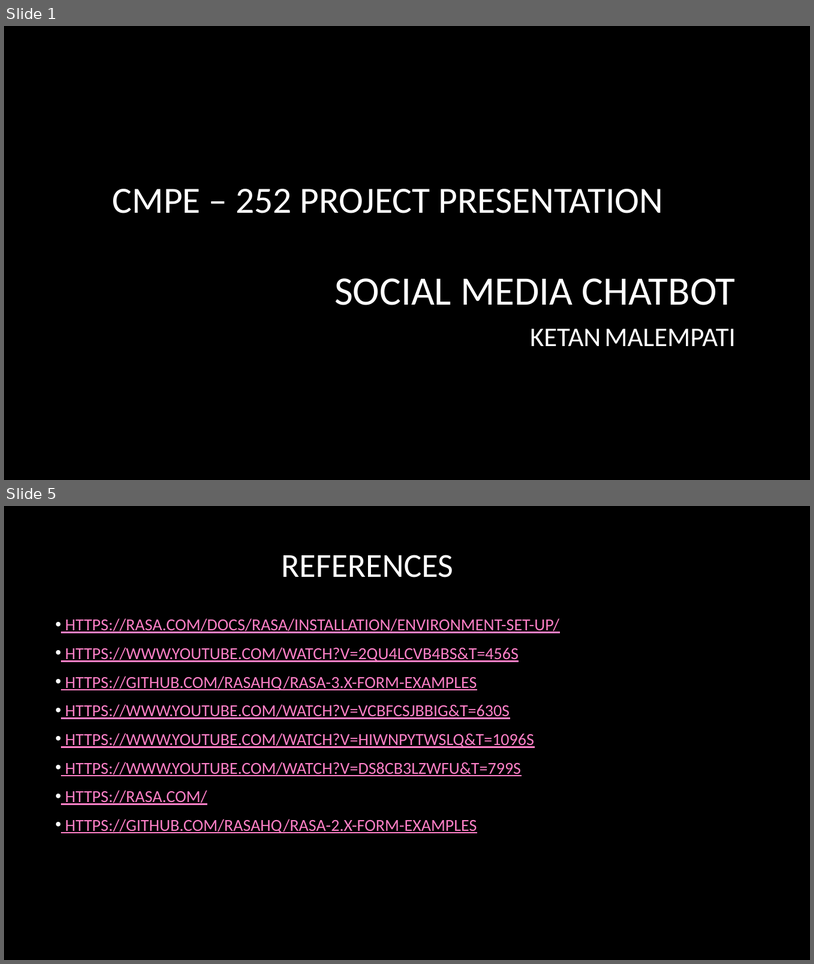
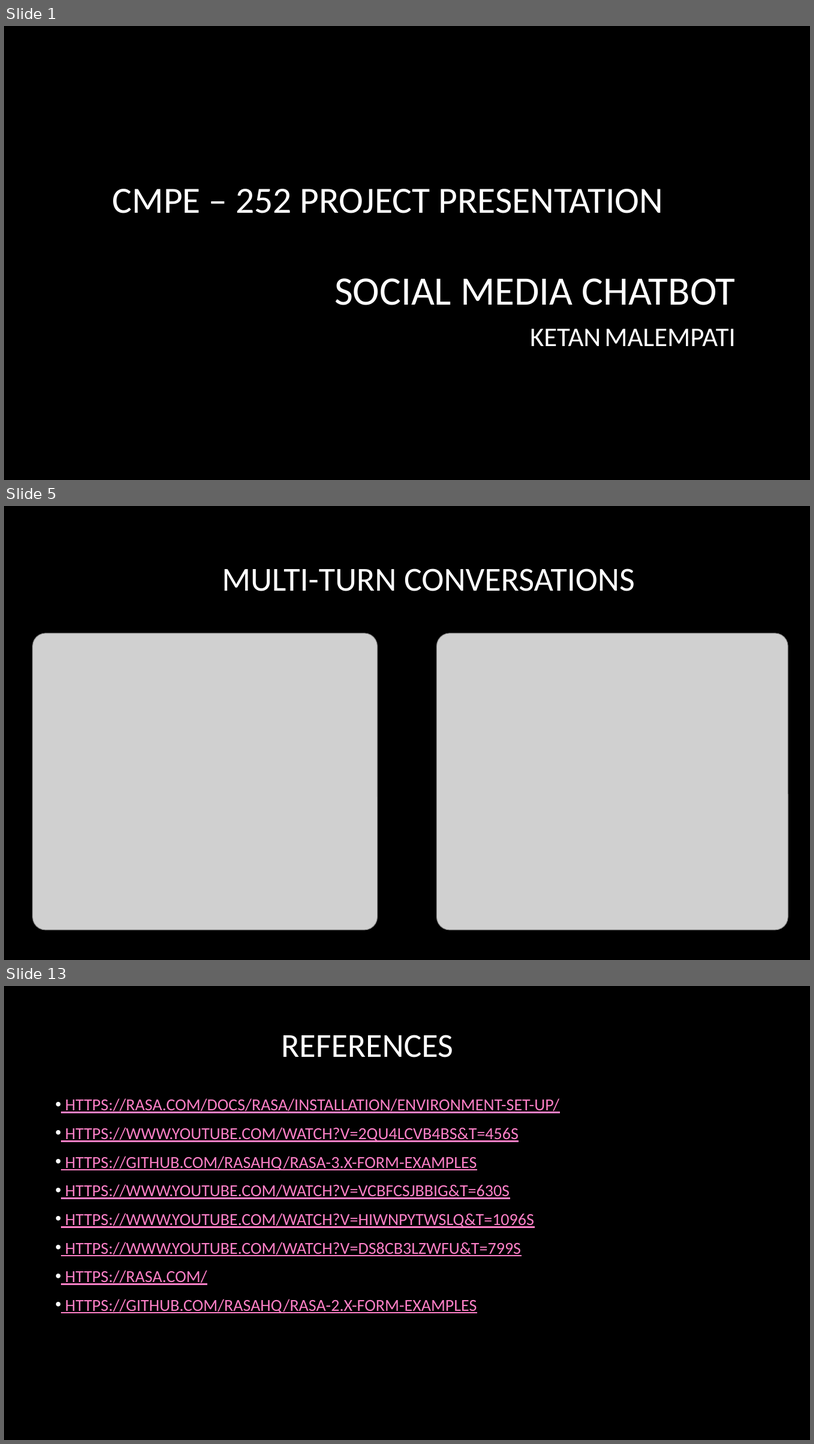
Before and after one commit to ketanmalempati/SocialMedia-ChatBot, a slide deck: CMPE-252 Social Media chatbot.pptx. Shown one above the other, each under a label of ours: slides 1 and 5 before the commit, slides 1, 5 and 13 after it; the slides between them are not shown. The pictures are 814x964 and 814x1444 pixels, drawn with LibreOffice and Linux fonts; fonts in the diff are those of the drawing; grey boxes stand for pictures; background and template pictures are left out. Boxes give left, top, right and bottom in pixels: in the first picture for what was removed or moved away, otherwise in the second. Text is boxed around its words. In the diff, an @@ line names an element or a change of style, - is before the commit and + after.

```diff
--- a/CMPE-252 Social Media chatbot.pptx
+++ b/CMPE-252 Social Media chatbot.pptx
@@ slide 5 added at (4,506,810,960), background picture (left out) @@
@@ title added at (222,568,635,591), 40 pt, text #FFFFFF @@
+MULTI-TURN CONVERSATIONS
@@ picture added at (32,633,377,930) @@
@@ picture added at (437,633,789,930) @@
@@ what was slide 5 is now slide 13 @@
```
Also in this commit, not shown: 2 slides changed, 8 other slides added, 1 slide removed.
